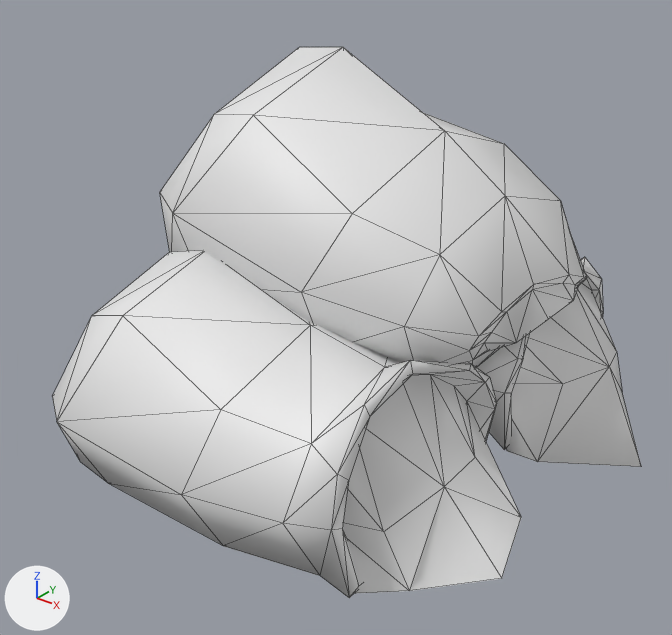
An edit to the FBX model EasyPacking/media/models_X/WorldItems/stack_of_gravel_bags.fbx, drawn before and after from the same camera.
Before and after are seen from a camera (50 mm lens) standing at (0.00587, -0.00794, 0.00624) and looking at (-0.00005, -0.00054, 0.00165). The axes (+X, +Y, +Z) are drawn at lower left. The lights are the same throughout. Mesh edges are drawn as thin lines. Materials are left out; every surface is plain grey. Where no turn or scale is listed for an object, it has been applied to the vertices.

In view in the first picture: 'GravelBagStack'.
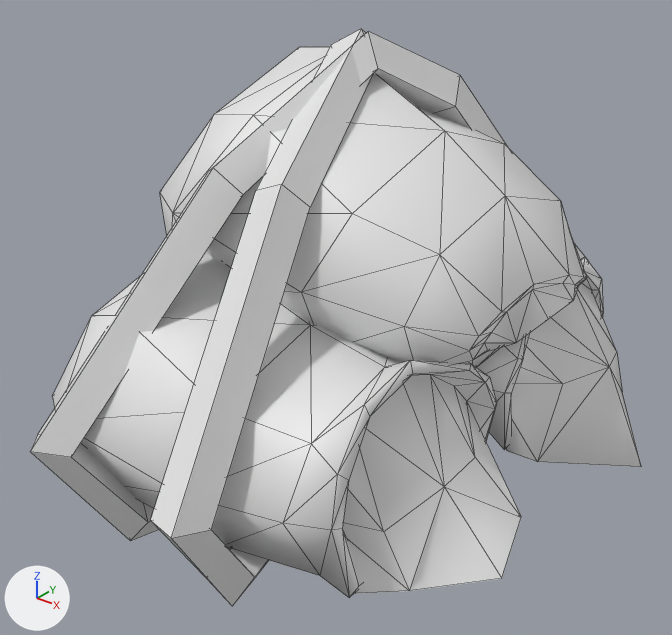
Where the newer file only moved an object's origin or applied its transform, the numbers keep the older frame.

Edits to the bpy script that builds the scene:
```text
Change me_mesh_033:
    used by ob_gravelbagstack; location = (0.0, 0.0, 0.0)
    verts and faces of me_mesh_033; kept vertices keep their numbers, new ones are numbered from 198
    before: 71 (-0.00059, 0.00132, 0.00366)
    remove me_mesh_033.from_pydata(...)  # 198 vertices, 368 faces; spans x -0.00243..0.00302, y -0.00336..0.00362, z -0.00004..0.00448
    add me_mesh_033.from_pydata(...)  # 270 vertices, 440 faces; spans x -0.00243..0.00302, y -0.00384..0.0039, z -0.00047..0.0047
    me_mesh_033 part 1: a new loose piece of 36 vertices spanning x -0.00149..0.00089, y -0.00384..0.0039, z -0.00047..0.0047
    me_mesh_033 part 2: a new loose piece of 36 vertices spanning x -0.00155..0.00114, y -0.00382..0.0038, z -0.00046..0.00469
    me_mesh_033 part 3
    add verts[71] = (-0.00062, 0.00137, 0.00379)  # moved
```

Where the change shows, as pixel boxes [x1, y1, x2, y2] in the pictures (672 x 635 px; the box of a moved part takes in the faces that stretch with it):
'GravelBagStack', reshaped: before [52, 47, 641, 598]; after [30, 29, 641, 606]
part 1 of me_mesh_033, added: after [150, 29, 372, 606]
part 2 of me_mesh_033, added: after [30, 31, 589, 541]
part 3 of me_mesh_033, moved or reshaped: before [424, 113, 504, 144]; after [392, 87, 504, 144]
